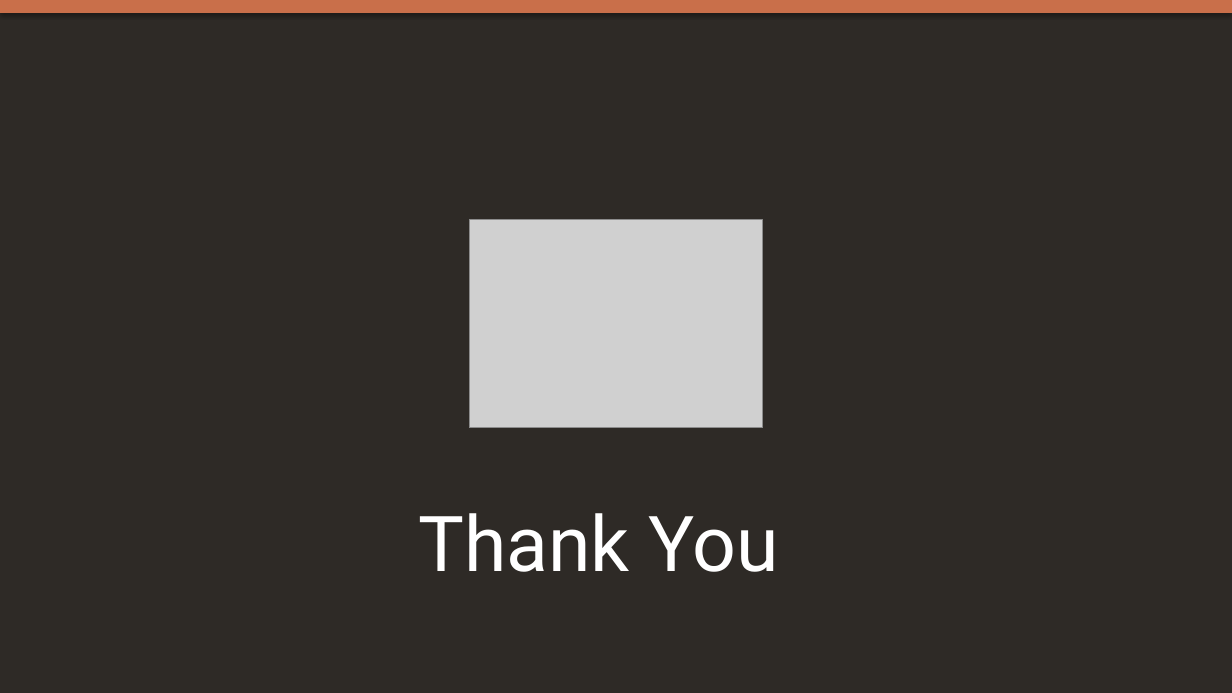
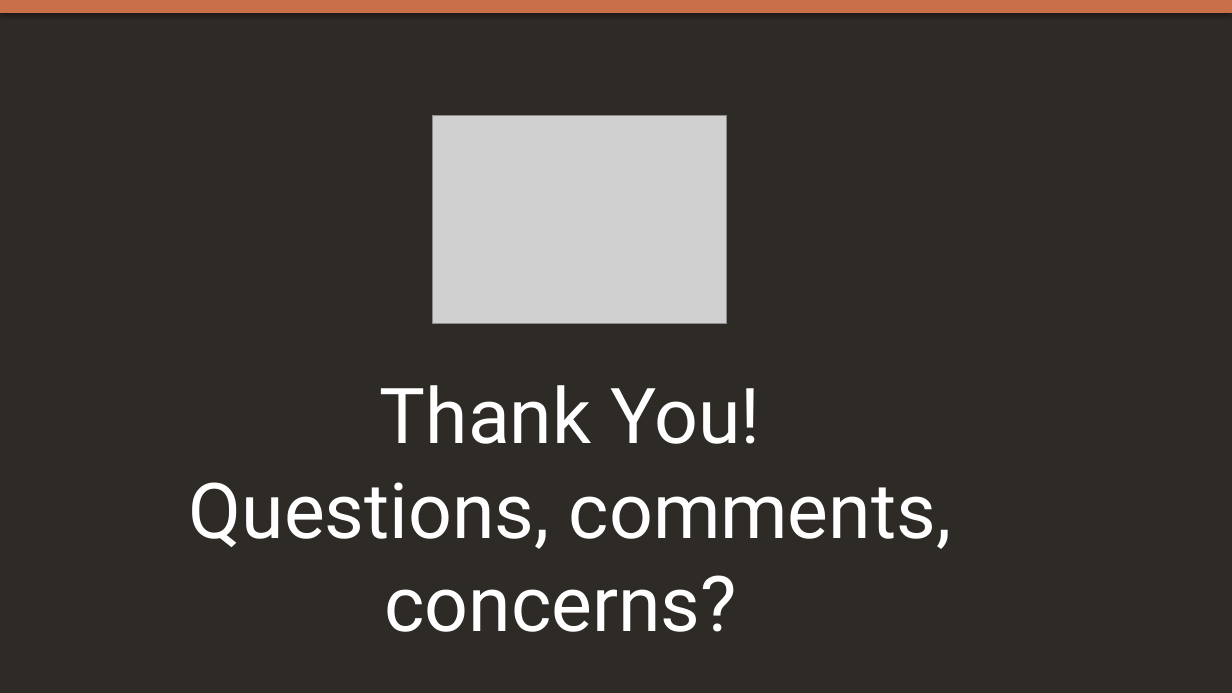
Before and after one commit to avantmehta/RAD, a slide deck: slide 7 of Modfied BurnsideAILabs_FoodAccess_Presentation.pptx (slide 8 before the commit). Drawn at 1232x693 pixels with LibreOffice and Linux fonts; fonts in the diff are those of the drawing; grey boxes stand for pictures. Boxes give left, top, right and bottom in pixels: in the first picture for what was removed or moved away, otherwise in the second. Text is boxed around its words. In the diff, an @@ line names an element or a change of style, - is before the commit and + after.

```diff
--- a/Modfied BurnsideAILabs_FoodAccess_Presentation.pptx
+++ b/Modfied BurnsideAILabs_FoodAccess_Presentation.pptx
@@ picture: place and size @@
-picture at (470,220,763,428)
+picture at (433,116,726,323)
@@ text at (189,385,951,632): text changed @@
-Thank You
+Thank You!
+Questions, comments, concerns?
```
Also in this commit, not shown: 2 other slides changed, 1 slide removed, 1 other file.
